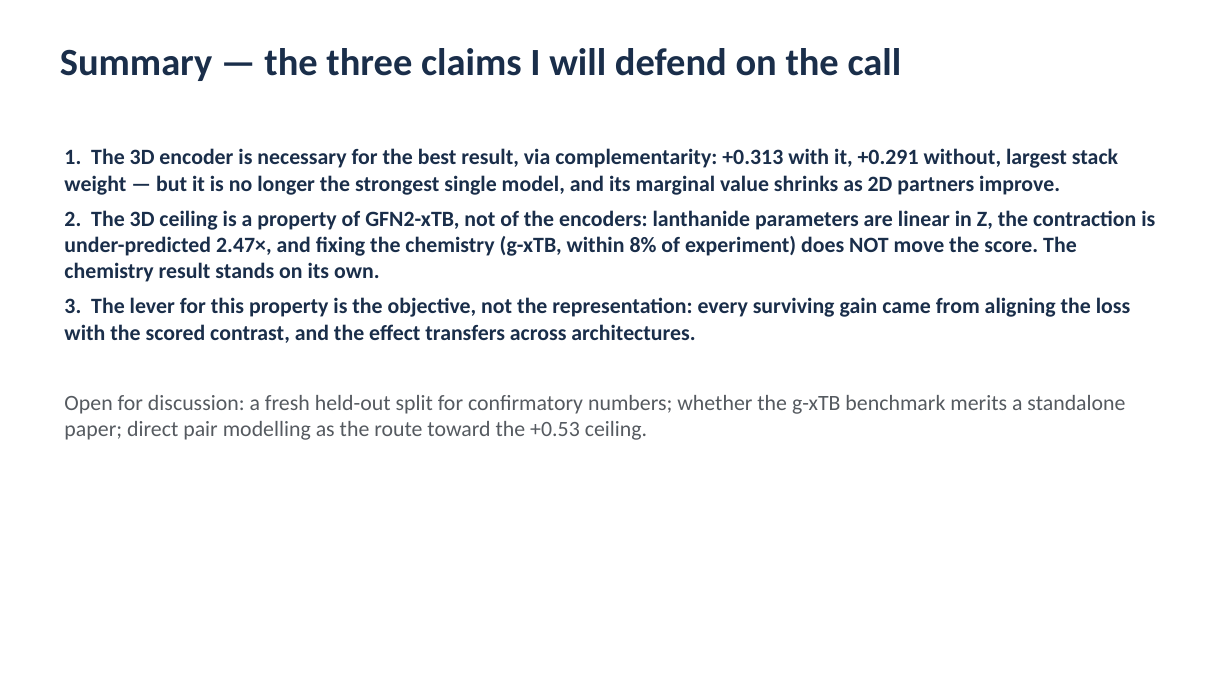
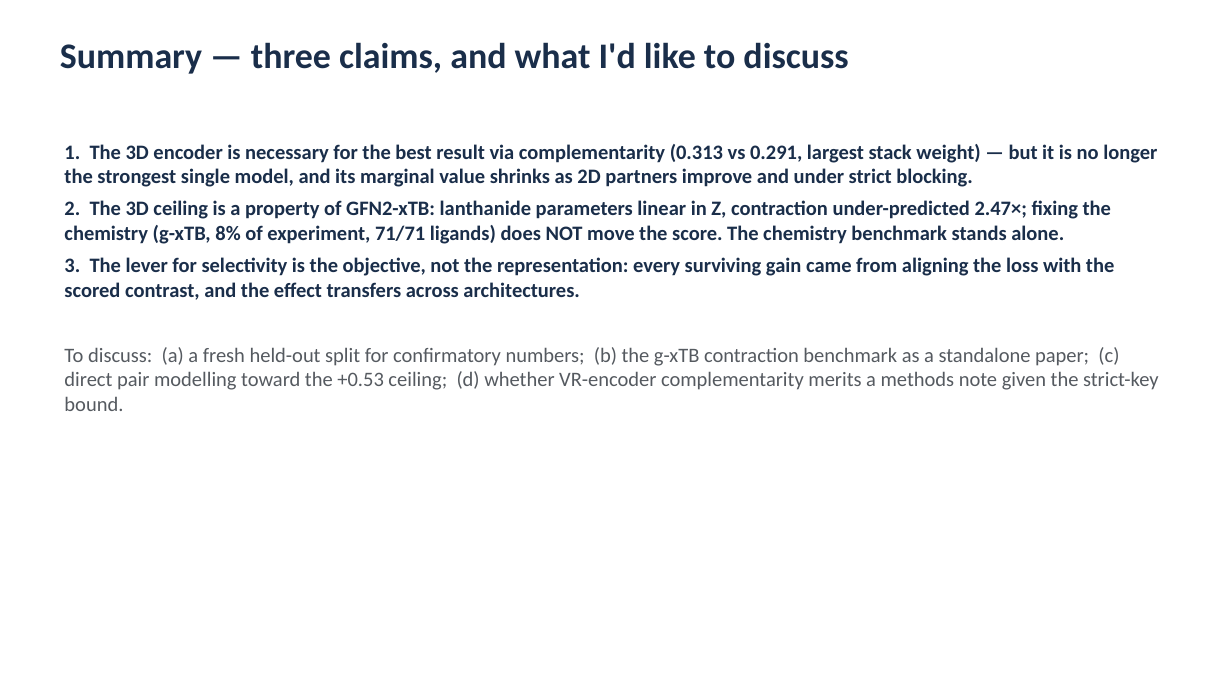
Before and after one commit to mironovb/lanthanidestrain, a slide deck: slide 17 of docs/vogiatzis_findings_2026-08.pptx (slide 11 before the commit). Drawn at 1232x693 pixels with LibreOffice and Linux fonts; fonts in the diff are those of the drawing. Boxes give left, top, right and bottom in pixels: in the first picture for what was removed or moved away, otherwise in the second. Text is boxed around its words. In the diff, an @@ line names an element or a change of style, - is before the commit and + after.

```diff
--- a/docs/vogiatzis_findings_2026-08.pptx
+++ b/docs/vogiatzis_findings_2026-08.pptx
@@ text at [60,42,848,74]: text changed; size 30 to 28 pt @@
-Summary — the three claims I will defend on the call
+Summary — three claims, and what I'd like to discuss
@@ text at [64,144,1159,411]: text changed; size 17 to 16 pt @@
-1. The 3D encoder is necessary for the best result, via complementarity: +0.313 with it, +0.291 without, largest stack weight — but it is no longer the strongest single model, and its marginal value shrinks as 2D partners improve.
-2. The 3D ceiling is a property of GFN2-xTB, not of the encoders: lanthanide parameters are linear in Z, the contraction is under-predicted 2.47×, and fixing the chemistry (g-xTB, within 8% of experiment) does NOT move the score. The chemistry result stands on its own.
-3. The lever for this property is the objective, not the representation: every surviving gain came from aligning the loss with the scored contrast, and the effect transfers across architectures.
-Open for discussion: a fresh held-out split for confirmatory numbers; whether the g-xTB benchmark merits a standalone paper; direct pair modelling as the route toward the +0.53 ceiling.
+1. The 3D encoder is necessary for the best result via complementarity (0.313 vs 0.291, largest stack weight) — but it is no longer the strongest single model, and its marginal value shrinks as 2D partners improve and under strict blocking.
+2. The 3D ceiling is a property of GFN2-xTB: lanthanide parameters linear in Z, contraction under-predicted 2.47×; fixing the chemistry (g-xTB, 8% of experiment, 71/71 ligands) does NOT move the score. The chemistry benchmark stands alone.
+3. The lever for selectivity is the objective, not the representation: every surviving gain came from aligning the loss with the scored contrast, and the effect transfers across architectures.
+To discuss: (a) a fresh held-out split for confirmatory numbers; (b) the g-xTB contraction benchmark as a standalone paper; (c) direct pair modelling toward the +0.53 ceiling; (d) whether VR-encoder complementarity merits a methods note given the strict-key bound.
```
Also in this commit, not shown: 8 other slides changed, 8 slides added, 2 slides removed, 7 other files.
